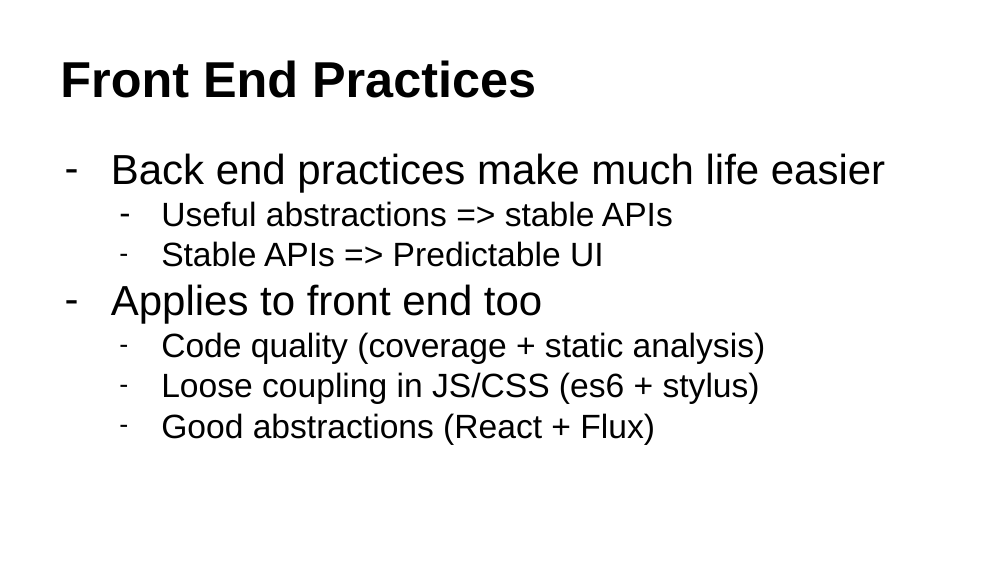
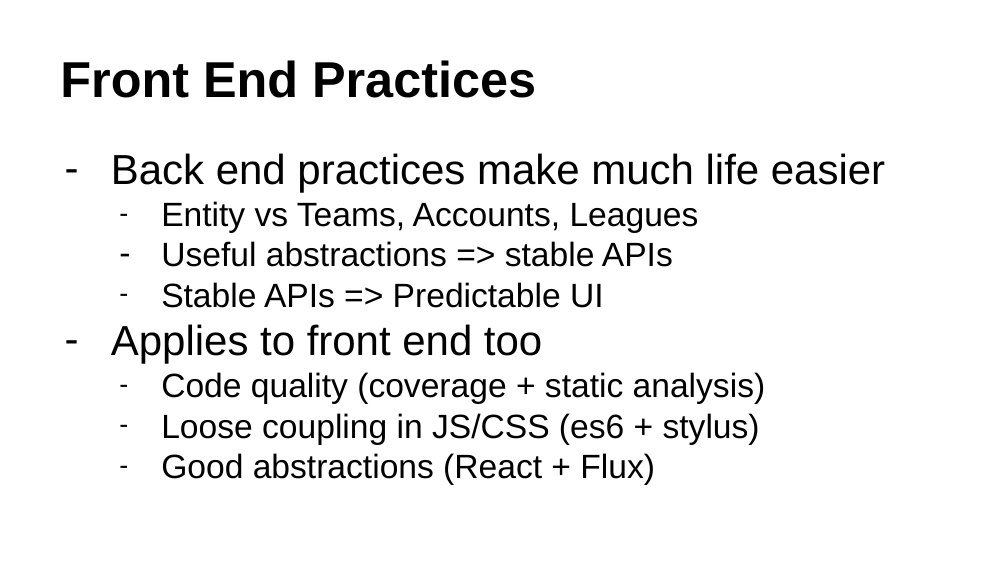
Before and after one commit to ambitioninc/ambition-pytennessee, a slide deck: slide 37 of slides/ambition_pytennessee.pptx. Drawn at 1008x567 pixels with LibreOffice and Linux fonts; fonts in the diff are those of the drawing. Boxes give left, top, right and bottom in pixels: in the first picture for what was removed or moved away, otherwise in the second. Text is boxed around its words. In the diff, an @@ line names an element or a change of style, - is before the commit and + after.

Commit message:
update slides

```diff
--- a/slides/ambition_pytennessee.pptx
+++ b/slides/ambition_pytennessee.pptx
@@ text at <box>161,201,699,233</box>: paragraph added @@
+  – Entity vs Teams, Accounts, Leagues
```
Also in this commit, not shown: 1 other slide changed, 1 other file.
